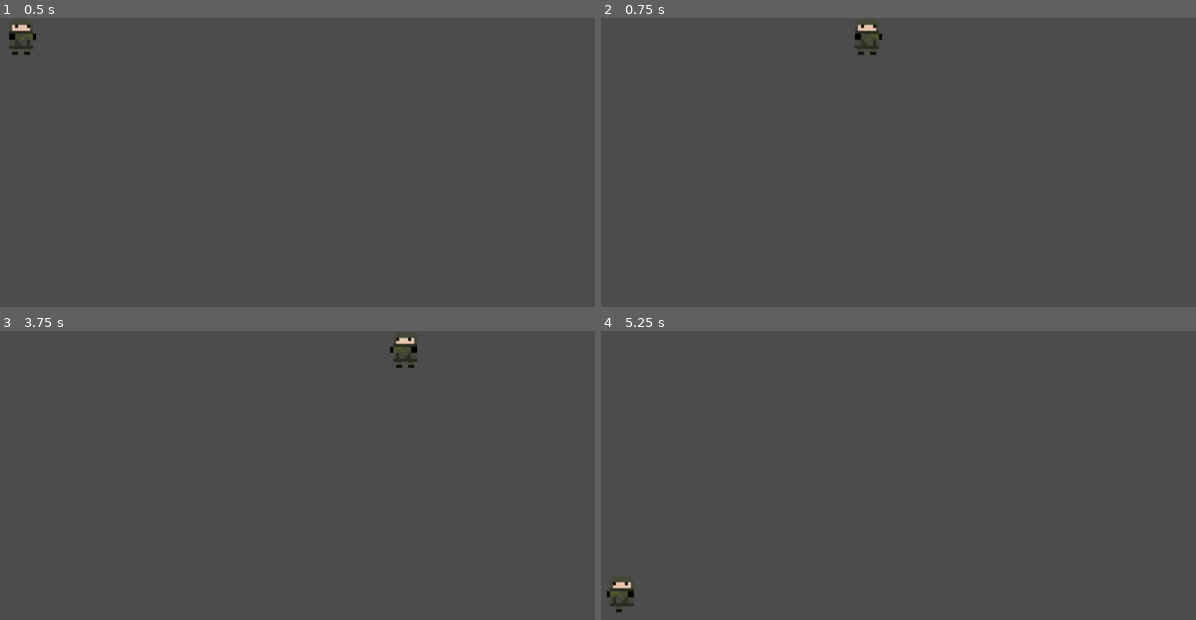
Above: before the commit, frames 1-4 (two rows, left to right).
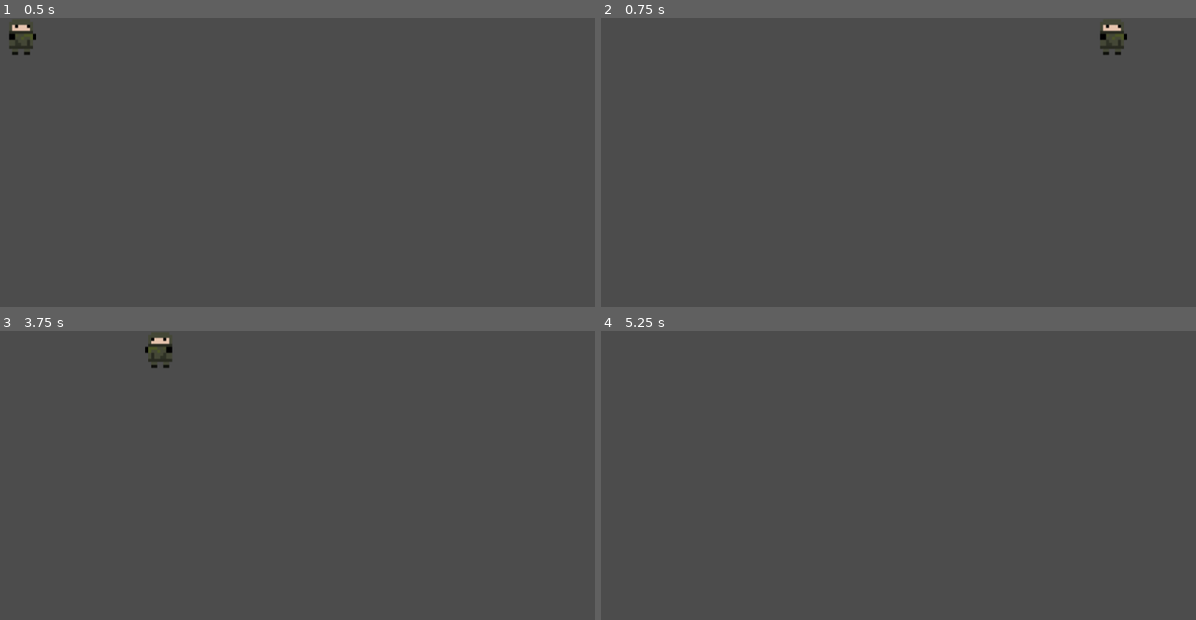
Above: after the commit, the same moments.

Repository: kdports/GodotWildJam
Game: Godot game, scene res://FirstScene.tscn
Two runs of this game, one before a commit and one after it. Both use one fixed random seed, a clock stepped at 60 frames per second and the inputs below.
Inputs:
- Up to frame 1 (0.5 s): no input
- Up to frame 2 (0.75 s): tap Enter at 0.5 s; hold Right from 0.53 s (still down); hold Shift from 0.53 s (still down)
- Up to frame 3 (3.75 s): release Right at 1.28 s; release Shift at 1.28 s; hold Down 1.28-2.03 s; tap Shift at 1.35, 2.85 s; tap Space at 2, 3.5 s; hold Right 2.03-2.78 s; hold Shift 2.03-2.78 s; tap Enter at 2.75 s; hold Up 2.78-3.53 s; hold Left from 3.53 s (still down); hold Shift from 3.53 s (still down)
- Up to frame 4 (5.25 s): release Shift at 4.28 s; tap Shift at 4.35 s; release Left at 5.03 s; hold Down from 5.03 s (still down); hold Shift from 5.03 s (still down)

Frame 1 is identical in both runs. In frame 2, 0.6% of the frame differs, in the area x 42-89%, y 2-13%; in frame 3, 0.6%; in frame 4, 0.3%.

Commit message:
Hacking Demo

Diff:
--- /dev/null
+++ b/Camera2D.gd
@@ -0,0 +1,8 @@
+extends Camera2D
+
+onready var player = $PlayerBox
+
+func _process(delta):
+	if player.position:
+		position.x = player.position.x
+		position.y = player.position.y
--- /dev/null
+++ b/Config1.gd
@@ -0,0 +1,6 @@
+extends Area2D
+
+var type
+
+func _ready():
+	type = "wall"
--- /dev/null
+++ b/Ending.gd
@@ -0,0 +1,7 @@
+extends Area2D
+
+var type
+
+# Called when the node enters the scene tree for the first time.
+func _ready():
+	type = "end"
--- /dev/null
+++ b/GreenTriangle.gd
@@ -0,0 +1,7 @@
+extends Area2D
+
+var type
+
+# Called when the node enters the scene tree for the first time.
+func _ready():
+	type = "green"
--- /dev/null
+++ b/HackingGame.gd
@@ -0,0 +1,62 @@
+extends Node2D
+
+
+var red_obtained
+var yellow_obtained
+var green_obtained
+var end_reached
+
+onready var player = $PlayerBox
+onready var camera = $Viewport/Camera2D
+onready var red = $RedStar
+onready var yellow = $YellowCircle
+onready var green = $GreenTriangle
+onready var end = $Ending
+var starting_player_pos
+var arrangement = 0
+
+# Called when the node enters the scene tree for the first time.
+func _ready():
+	red_obtained = 0
+	yellow_obtained = 0
+	green_obtained = 0
+
+	starting_player_pos = [player.position.x, player.position.y]
+	#Test case please ignore
+	#if arrangement == 0:
+	#	player.position.y = 100
+
+func _process(delta):
+	camera.position.x = player.position.x
+	camera.position.y = player.position.y
+
+func _on_PlayerBox_area_entered(area):
+	if area.type == "wall":
+		print("FAIL")
+		hacking_failure()
+		#Add a GUI call here
+	if area.type == "red":
+		print(1)
+		red_obtained = 1
+		#Add a GUI call here
+	if area.type == "yellow":
+		print(2)
+		yellow_obtained = 1
+		#Add a GUI call here
+	if area.type == "green":
+		print(3)
+		green_obtained = 1
+		#Add a GUI call here
+	if area.type == "end":
+		print(4)
+		if green_obtained and yellow_obtained and red_obtained:
+			print("WIN")
+			#Add a GUI call here
+		else:
+			print("FAIL")
+			hacking_failure()
+
+func hacking_failure():
+	player.position.x = starting_player_pos[0]
+	player.position.y = starting_player_pos[1]
+	player.dir = "r"
--- /dev/null
+++ b/HackingGame.tscn
@@ -0,0 +1,192 @@
+[gd_scene load_steps=24 format=2]
+
+[ext_resource path="res://bluebox.png" type="Texture" id=1]
+[ext_resource path="res://PlayerBox.gd" type="Script" id=2]
+[ext_resource path="res://HackingGame.gd" type="Script" id=3]
+[ext_resource path="res://RedStar.gd" type="Script" id=5]
+[ext_resource path="res://YellowCircle.gd" type="Script" id=7]
+[ext_resource path="res://GreenTriangle.gd" type="Script" id=9]
+[ext_resource path="res://Ending.gd" type="Script" id=10]
+[ext_resource path="res://ending.png" type="Texture" id=11]
+[ext_resource path="res://config1.png" type="Texture" id=12]
+[ext_resource path="res://Config1.gd" type="Script" id=13]
+
+[sub_resource type="SpriteFrames" id=1]
+animations = [ {
+"frames": [ ExtResource( 1 ) ],
+"loop": true,
+"name": "default",
+"speed": 5.0
+} ]
+
+[sub_resource type="RectangleShape2D" id=2]
+extents = Vector2( 34.3099, 32.8198 )
+
+[sub_resource type="SpriteFrames" id=4]
+animations = [ {
+"frames": [  ],
+"loop": true,
+"name": "default",
+"speed": 5.0
+} ]
+
+[sub_resource type="SpriteFrames" id=3]
+animations = [ {
+"frames": [  ],
+"loop": true,
+"name": "default",
+"speed": 5.0
+} ]
+
+[sub_resource type="SpriteFrames" id=5]
+animations = [ {
+"frames": [  ],
+"loop": true,
+"name": "default",
+"speed": 5.0
+} ]
+
+[sub_resource type="RectangleShape2D" id=6]
+extents = Vector2( 245.351, 4.85948 )
+
+[sub_resource type="RectangleShape2D" id=7]
+extents = Vector2( 4.97992, 142.016 )
+
+[sub_resource type="RectangleShape2D" id=8]
+extents = Vector2( 82.7112, 5.00067 )
+
+[sub_resource type="RectangleShape2D" id=9]
+extents = Vector2( 108.14, 5.09271 )
+
+[sub_resource type="RectangleShape2D" id=10]
+extents = Vector2( 5.04181, 29.7103 )
+
+[sub_resource type="RectangleShape2D" id=11]
+extents = Vector2( 5.04803, 43.9167 )
+
+[sub_resource type="RectangleShape2D" id=12]
+extents = Vector2( 51.1269, 1.00229 )
+
+[sub_resource type="RectangleShape2D" id=13]
+extents = Vector2( 21.8525, 5.02769 )
+
+[node name="Node2D" type="Node2D"]
+script = ExtResource( 3 )
+
+[node name="PlayerBox" type="Area2D" parent="."]
+script = ExtResource( 2 )
+
+[node name="AnimatedSprite" type="AnimatedSprite" parent="PlayerBox"]
+position = Vector2( 35.3197, 26.1921 )
+frames = SubResource( 1 )
+
+[node name="CollisionShape2D" type="CollisionShape2D" parent="PlayerBox"]
+position = Vector2( 35.3953, 26.4285 )
+shape = SubResource( 2 )
+
+[node name="RedStar" type="Area2D" parent="."]
+script = ExtResource( 5 )
+
+[node name="CollisionShape2D" type="CollisionShape2D" parent="RedStar"]
+position = Vector2( 473.029, 37.7479 )
+shape = SubResource( 2 )
+
+[node name="AnimatedSprite" type="AnimatedSprite" parent="RedStar"]
+position = Vector2( 473.121, 37.6452 )
+frames = SubResource( 4 )
+
+[node name="YellowCircle" type="Area2D" parent="."]
+script = ExtResource( 7 )
+
+[node name="AnimatedSprite" type="AnimatedSprite" parent="YellowCircle"]
+position = Vector2( 43.7361, 101.319 )
+frames = SubResource( 3 )
+
+[node name="CollisionShape2D" type="CollisionShape2D" parent="YellowCircle"]
+position = Vector2( 43.7802, 101.609 )
+shape = SubResource( 2 )
+
+[node name="GreenTriangle" type="Area2D" parent="."]
+script = ExtResource( 9 )
+
+[node name="CollisionShape2D" type="CollisionShape2D" parent="GreenTriangle"]
+position = Vector2( 42.1723, 246.241 )
+shape = SubResource( 2 )
+
+[node name="AnimatedSprite" type="AnimatedSprite" parent="GreenTriangle"]
+position = Vector2( 42.149, 246.232 )
+frames = SubResource( 5 )
+
+[node name="Ending" type="Area2D" parent="."]
+script = ExtResource( 10 )
+
+[node name="CollisionShape2D" type="CollisionShape2D" parent="Ending"]
+position = Vector2( 922.69, 542.32 )
+shape = SubResource( 2 )
+
+[node name="Sprite" type="Sprite" parent="Ending"]
+position = Vector2( 923.038, 543.344 )
+texture = ExtResource( 11 )
+
+[node name="Config1" type="Area2D" parent="."]
+script = ExtResource( 13 )
+
+[node name="Sprite" type="Sprite" parent="Config1"]
+position = Vector2( 504.959, 303.666 )
+texture = ExtResource( 12 )
+
+[node name="t" type="CollisionShape2D" parent="Config1"]
+position = Vector2( 261.148, 2.96404 )
+shape = SubResource( 6 )
+
+[node name="b" type="CollisionShape2D" parent="Config1"]
+position = Vector2( 258.759, 294.085 )
+shape = SubResource( 6 )
+
+[node name="r" type="CollisionShape2D" parent="Config1"]
+position = Vector2( 502.52, 146.707 )
+shape = SubResource( 7 )
+
+[node name="l" type="CollisionShape2D" parent="Config1"]
+position = Vector2( 10.848, 150.578 )
+shape = SubResource( 7 )
+
+[node name="1" type="CollisionShape2D" parent="Config1"]
+position = Vector2( 89.8627, 195.251 )
+shape = SubResource( 8 )
+
+[node name="2" type="CollisionShape2D" parent="Config1"]
+position = Vector2( 158.528, 130.05 )
+shape = SubResource( 8 )
+
+[node name="3" type="CollisionShape2D" parent="Config1"]
+position = Vector2( 121.277, 73.0174 )
+shape = SubResource( 9 )
+
+[node name="4" type="CollisionShape2D" parent="Config1"]
+position = Vector2( 377.208, 92.2103 )
+shape = SubResource( 10 )
+
+[node name="5" type="CollisionShape2D" parent="Config1"]
+position = Vector2( 236.245, 174.148 )
+shape = SubResource( 11 )
+
+[node name="6" type="CollisionShape2D" parent="Config1"]
+position = Vector2( 118.823, 247.04 )
+shape = SubResource( 12 )
+
+[node name="7" type="CollisionShape2D" parent="Config1"]
+position = Vector2( 476.278, 90.0452 )
+shape = SubResource( 13 )
+
+[node name="Viewport" type="Viewport" parent="."]
+size = Vector2( 32, 32 )
+
+[node name="Camera2D" type="Camera2D" parent="Viewport"]
+current = true
+drag_margin_left = 0.25
+drag_margin_top = 0.26
+drag_margin_bottom = 0.26
+editor_draw_drag_margin = true
+
+[connection signal="area_entered" from="PlayerBox" to="." method="_on_PlayerBox_area_entered"]
--- /dev/null
+++ b/PlayerBox.gd
@@ -0,0 +1,44 @@
+extends Area2D
+
+export var MOVEMENT_CONSTANT = 170
+var screen_size
+var dir
+var dir_dict = {
+	"r": [1, 0],
+	"l": [-1, 0],
+	"u": [0, -1],
+	"d": [0, 1]
+}
+
+onready var sprite = $AnimatedSprite
+
+# Called when the node enters the scene tree for the first time.
+func _ready():
+	screen_size = get_viewport_rect().size
+	sprite.animation = "default"
+	dir = "r"
+
+func _process(delta):
+	var velocity = Vector2()
+
+	if Input.is_key_pressed(KEY_RIGHT) and dir != "l":
+		dir = "r"
+	elif Input.is_key_pressed(KEY_LEFT) and dir != "r":
+		dir = "l"
+	elif Input.is_key_pressed(KEY_DOWN) and dir != "u":
+		dir = "d"
+	elif Input.is_key_pressed(KEY_UP) and dir != "d":
+		dir = "u"
+
+	velocity.x = dir_dict[dir][0]
+	velocity.y = dir_dict[dir][1]
+
+	position = position + velocity.normalized()*MOVEMENT_CONSTANT* \
+		delta
+
+	if position.x < 0 or position.x > screen_size.x:
+		# Add fail state here
+		print("FAIL")
+	elif position.y < 0 or position.y > screen_size.y:
+		# Add fail state here
+		print("FAIL")
--- /dev/null
+++ b/RedStar.gd
@@ -0,0 +1,10 @@
+extends Area2D
+
+var type
+
+func _ready():
+	type = "red"
+
+# Called every frame. 'delta' is the elapsed time since the previous frame.
+#func _process(delta):
+#	pass
--- /dev/null
+++ b/YellowCircle.gd
@@ -0,0 +1,12 @@
+extends Area2D
+
+var type
+
+# Called when the node enters the scene tree for the first time.
+func _ready():
+	type = "yellow"
+
+
+# Called every frame. 'delta' is the elapsed time since the previous frame.
+#func _process(delta):
+#	pass
--- a/player.gd
+++ b/player.gd
@@ -32,7 +32,7 @@
 		velocity.y = -5
 
 	if Input.is_key_pressed(KEY_SHIFT):
-		dm = 10
+		dm = GlobalVariables.dash_multiplier
 
 	position = position + velocity.normalized()*MOVEMENT_CONSTANT* \
 		delta*dm
Not shown: 2 places in FirstScene.tscn that only renumber resources
Binary file added: bluebox.png
Not shown, added: bluebox.png.import
Binary file added: config1.png
Not shown, added: config1.png.import
Binary file added: ending.png
Not shown, added: ending.png.import
Binary file added: greentriangle.png
Not shown, added: greentriangle.png.import
Binary file added: redstar.png
Not shown, added: redstar.png.import
Binary file added: yellowcircle.png
(and 1 more such lines)
